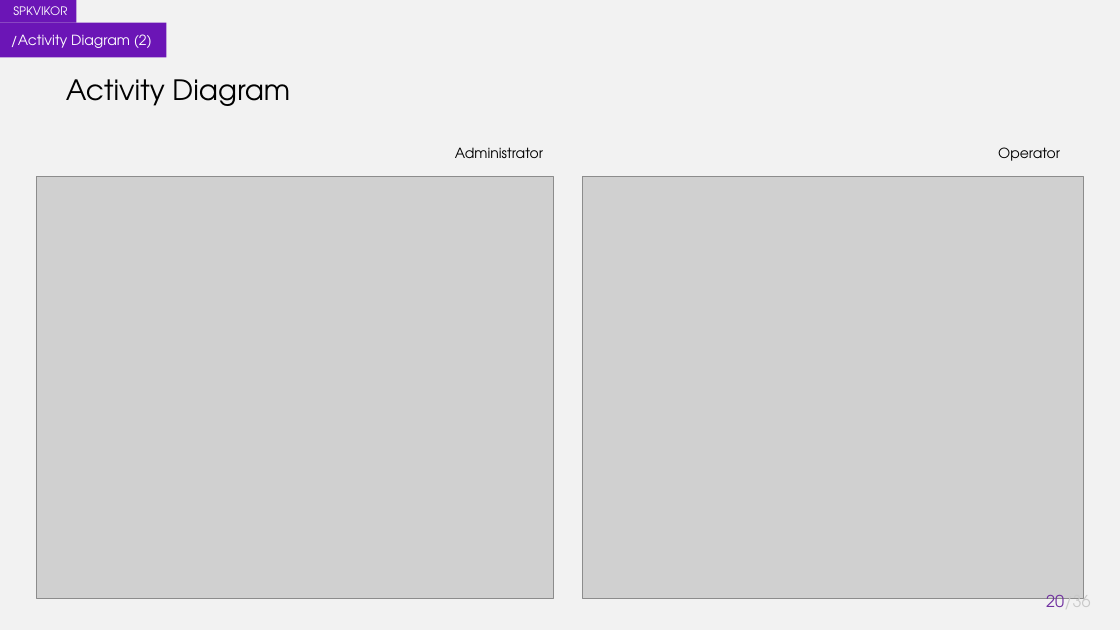
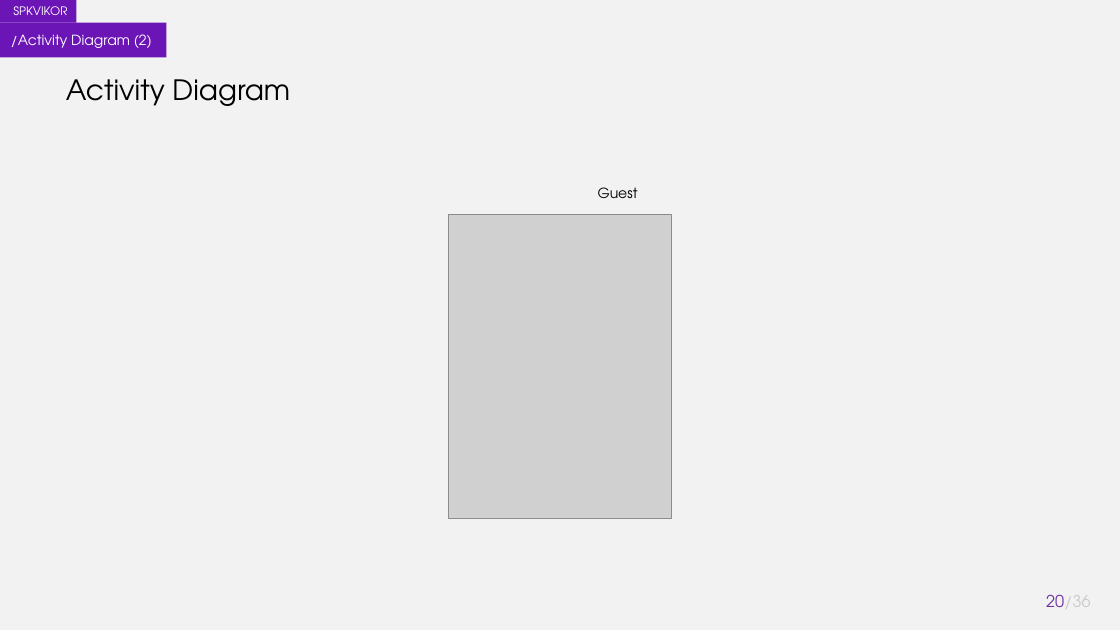
Before and after one commit to akhmadali7/TugasAkhir, a slide deck: slide 20 of PPT - TA - Akhmad Ali Sajidin.pptx. Drawn at 1120x630 pixels with LibreOffice and Linux fonts; fonts in the diff are those of the drawing; grey boxes stand for pictures. Boxes give left, top, right and bottom in pixels: in the first picture for what was removed or moved away, otherwise in the second. Text is boxed around its words. In the diff, an @@ line names an element or a change of style, - is before the commit and + after.

```diff
--- a/PPT - TA - Akhmad Ali Sajidin.pptx
+++ b/PPT - TA - Akhmad Ali Sajidin.pptx
@@ group removed at bbox=[37, 147, 1084, 598]: 2 texts, 2 pictures @@
-Administrator
-Operator
@@ text added at bbox=[598, 187, 638, 198], 12 pt, text #000000 @@
+Guest
@@ picture added at bbox=[449, 214, 671, 519] @@
```
Also in this commit, not shown: 1 other slide changed, 2 other files.
